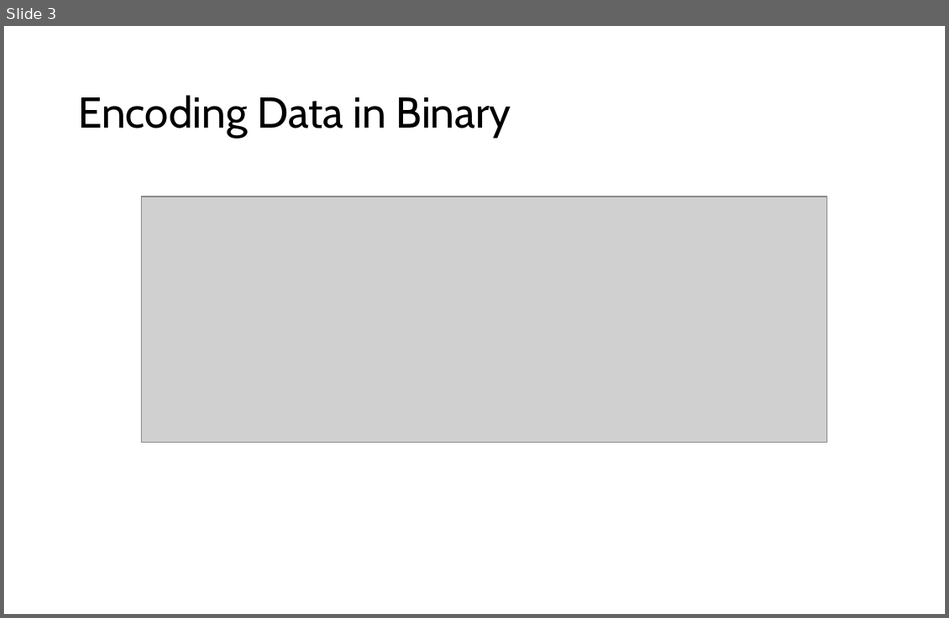
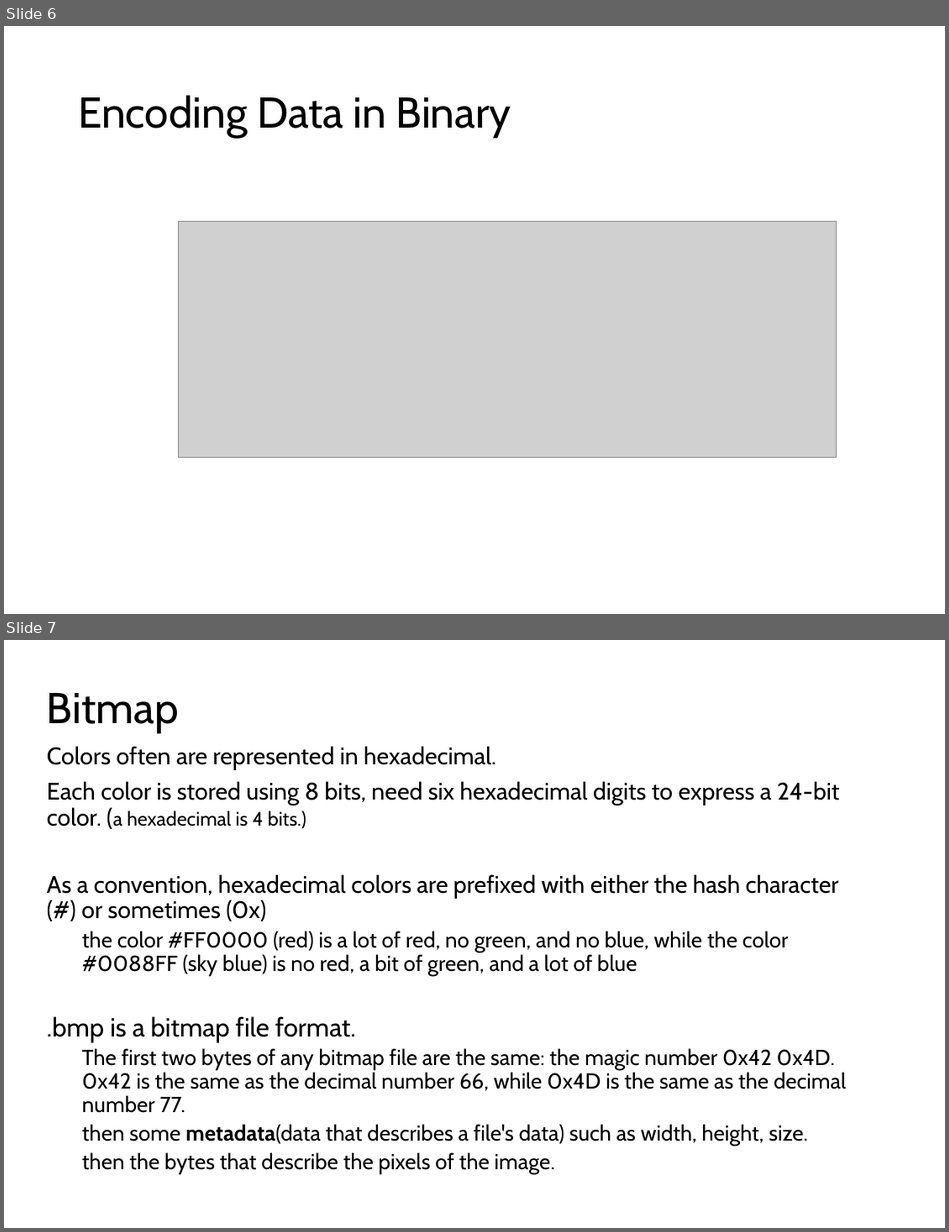
Before and after one commit to LongBaoNguyen/longbaonguyen.github.io, a slide deck: courses/apcsp/lect14.pptx. Shown one above the other, each under a label of ours: slide 3 before the commit, slides 6 and 7 after it. The pictures are 949x618 and 949x1232 pixels, drawn with LibreOffice and Linux fonts; fonts in the diff are those of the drawing; grey boxes stand for pictures. Boxes give left, top, right and bottom in pixels: in the first picture for what was removed or moved away, otherwise in the second. Text is boxed around its words. In the diff, an @@ line names an element or a change of style, - is before the commit and + after.

```diff
--- a/courses/apcsp/lect14.pptx
+++ b/courses/apcsp/lect14.pptx
@@ slide 7 added at bbox=[4, 640, 945, 1228], background #FFFFFF @@
@@ title added at bbox=[47, 693, 179, 732], 33 pt, text #000000 @@
+Bitmap
@@ text added at bbox=[47, 746, 846, 1173], 16.7 pt, text #000000 @@
+Colors often are represented in hexadecimal.
+Each color is stored using 8 bits, need six hexadecimal digits to express a 24-bit color. (a hexadecimal is 4 bits.)
+As a convention, hexadecimal colors are prefixed with either the hash character (#) or sometimes (0x)
+  the color #FF0000 (red) is a lot of red, no green, and no blue, while the color #0088FF (sky blue) is no red, a bit of green, and a lot of blue
+.bmp is a bitmap file format.
+  The first two bytes of any bitmap file are the same: the magic number 0x42 0x4D. 0x42 is the same as the decimal number 66, while 0x4D is the same as the decimal number 77.
+  then some metadata(data that describes a file's data) such as width, height, size.
+  then the bytes that describe the pixels of the image.
@@ what was slide 3 is now slide 6 @@
@@ slide 6 changed as well @@
@@ picture: place and size @@
-picture at bbox=[142, 197, 827, 442]
+picture at bbox=[178, 222, 836, 458]
```
Also in this commit, not shown: 2 other slides changed, 26 other slides added, 1 slide removed, 12 other files.
